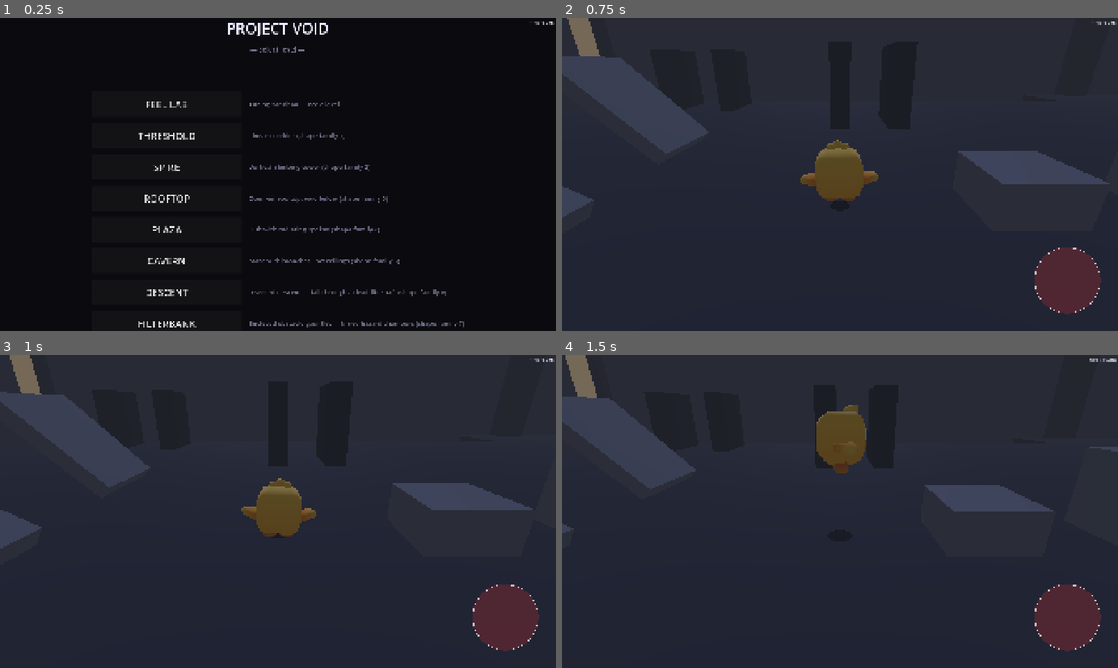
Above: before the commit, frames 1-4 (two rows, left to right).
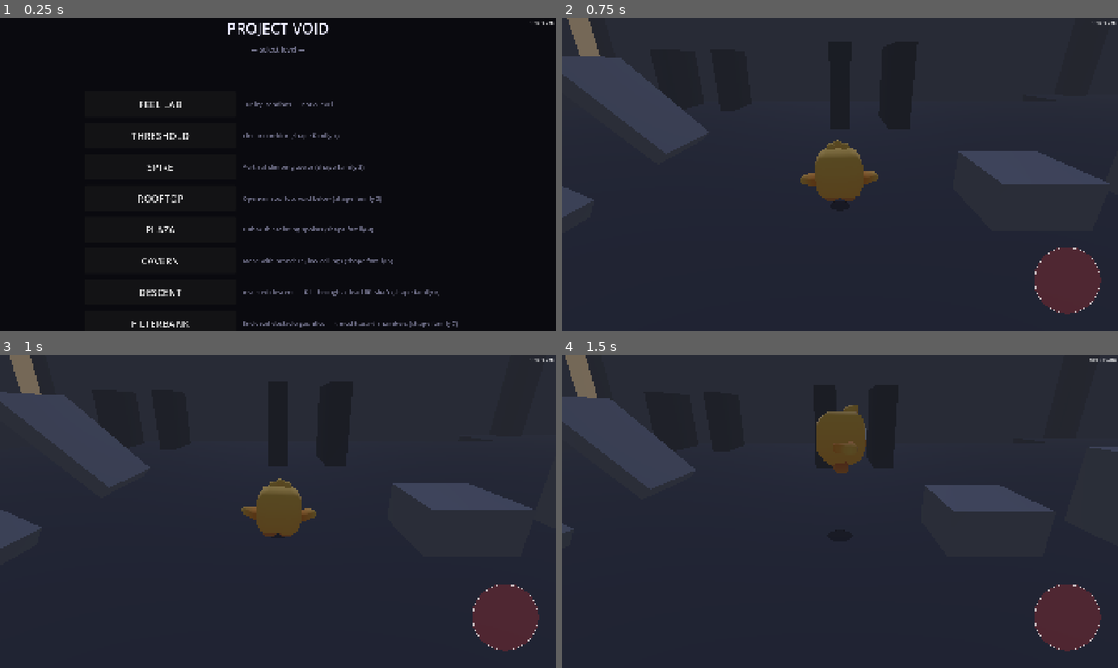
Above: after the commit, the same moments.

Repository: Adam-Vozzo/mobile-game-6
Game: Godot game, scene res://scenes/ui/level_select.tscn
Two runs of this game, one before a commit and one after it. Both use one fixed random seed, a clock stepped at 60 frames per second and the inputs below.
Inputs (mouse positions are in pixels of both pictures, inside the frame that each line leads up to):
- Up to frame 1 (0.25 s): no input
- Up to frame 2 (0.75 s): click "FEEL LAB" at 0.5 s
- Up to frame 3 (1 s): no input
- Up to frame 4 (1.5 s): tap Enter at 1.25 s; move the mouse to (962, 495) at 1.27 s; hold Right (move_right) from 1.28 s (still down); hold Space (jump) from 1.28 s (still down); click (962, 495) at 1.42 s

The runs differ from the first frame. In frame 1, 2.9% of the frame differs, in the area x 23-84%, y 1-99%; in frame 2, nothing differs; in frame 3, nothing differs; in frame 4, nothing differs.

Commit message:
feat: Viaduct level — exposed bridge crossing (shape-family 8, iter 103)
Gate 1 breadth-pass. Parti: "The Viaduct" — a series of suspended
concrete spans crossing a deep industrial void. The spatial grammar is
stay on the path or fall. Unlike Rooftop (large surfaces), every span
IS the path; void is the constant context, not a margin condition.

Shape-family 8: exposed bridge crossing. Floor plan from above = a
sequence of narrow lines across open space. Distinct from all 7 prior
shapes — not a surface, not a descent, not a room, not a maze.

Layout (primary axis Z, 86 m total):
  EntryAbutment (8 m) → Span1 (2 m wide, 14 m long) → 4 m gap →
  PierHead1 (checkpoint) → [moving platform, 14 m gap, 4 s period] →
  Span2 (1.5 m wide, 10 m long) → 4 m gap →
  Span3Final (2 m wide, 16 m long, PatrolSentry) → ArrivalAbutment (WIN)
  Side: PierHead1 → 1.5 m jump east → ShardSpur → ShardPlatform (DataShard1)

Atmosphere: fog 0.045 (lighter — you can see the far shore through haze),
cold blue-grey ambient, 6 OmniLights: sodium amber (entry) → cold blue
(spans) → biolume cyan (arrival). Two visual-only pier columns descend
into the void below PierHead1 and Span3Final. KillFloor Area3D covers
80 × 120 m at Y=-22. PatrolSentry spawned programmatically on Span3Final.

Level selector + dev menu Load Level updated (shape family 8).
Skill target: ~45 s / ~2.5 min new player. On-device pending.

https://claude.ai/code/session_01XwnqyPfMxmap9dgBWH5rP9

Diff:
--- /dev/null
+++ b/scenes/levels/viaduct.tscn
@@ -0,0 +1,276 @@
+[gd_scene load_steps=35 format=3]
+
+[ext_resource type="Script" path="res://scripts/levels/viaduct.gd" id="1_viag"]
+[ext_resource type="Script" path="res://scripts/levels/checkpoint.gd" id="2_cp"]
+[ext_resource type="Script" path="res://scripts/levels/win_state.gd" id="3_win"]
+[ext_resource type="PackedScene" path="res://scenes/player/player.tscn" id="4_player"]
+[ext_resource type="PackedScene" path="res://scenes/player/camera_rig.tscn" id="5_camrig"]
+[ext_resource type="PackedScene" path="res://scenes/ui/touch_overlay.tscn" id="6_touch"]
+[ext_resource type="Material" path="res://resources/materials/mat_concrete.tres" id="7_matC"]
+[ext_resource type="Material" path="res://resources/materials/mat_concrete_dark.tres" id="8_matCd"]
+[ext_resource type="Script" path="res://scripts/levels/ghost_trail_renderer.gd" id="9_ghost"]
+[ext_resource type="Script" path="res://tools/debug/player_debug_draw.gd" id="10_dbg"]
+[ext_resource type="PackedScene" path="res://scenes/levels/data_shard.tscn" id="11_shard"]
+[ext_resource type="Script" path="res://scripts/levels/moving_platform.gd" id="12_movp"]
+[ext_resource type="Script" path="res://scripts/levels/hazard_body.gd" id="13_hazard"]
+
+[sub_resource type="Environment" id="E_env"]
+background_mode = 1
+background_color = Color(0.02, 0.02, 0.03, 1)
+ambient_light_source = 2
+ambient_light_color = Color(0.06, 0.08, 0.14, 1)
+ambient_light_energy = 0.12
+tonemap_mode = 2
+fog_enabled = true
+fog_light_color = Color(0.02, 0.03, 0.06, 1)
+fog_light_energy = 1.0
+fog_density = 0.045
+fog_aerial_perspective = 0.25
+fog_sky_affect = 0.0
+
+[sub_resource type="BoxMesh" id="M_abut"]
+material = ExtResource("8_matCd")
+size = Vector3(8, 0.5, 8)
+
+[sub_resource type="BoxShape3D" id="S_abut"]
+size = Vector3(8, 0.5, 8)
+
+[sub_resource type="BoxMesh" id="M_span1"]
+material = ExtResource("8_matCd")
+size = Vector3(2, 0.5, 14)
+
+[sub_resource type="BoxShape3D" id="S_span1"]
+size = Vector3(2, 0.5, 14)
+
+[sub_resource type="BoxMesh" id="M_pier1"]
+material = ExtResource("7_matC")
+size = Vector3(8, 0.5, 6)
+
+[sub_resource type="BoxShape3D" id="S_pier1"]
+size = Vector3(8, 0.5, 6)
+
+[sub_resource type="BoxMesh" id="M_spur"]
+material = ExtResource("8_matCd")
+size = Vector3(1.5, 0.5, 4)
+
+[sub_resource type="BoxShape3D" id="S_spur"]
+size = Vector3(1.5, 0.5, 4)
+
+[sub_resource type="BoxMesh" id="M_s3"]
+material = ExtResource("7_matC")
+size = Vector3(3, 0.5, 3)
+
+[sub_resource type="BoxShape3D" id="S_s3"]
+size = Vector3(3, 0.5, 3)
+
+[sub_resource type="BoxMesh" id="M_span2"]
+material = ExtResource("8_matCd")
+size = Vector3(1.5, 0.5, 10)
+
+[sub_resource type="BoxShape3D" id="S_span2"]
+size = Vector3(1.5, 0.5, 10)
+
+[sub_resource type="BoxMesh" id="M_span3"]
+material = ExtResource("8_matCd")
+size = Vector3(2, 0.5, 16)
+
+[sub_resource type="BoxShape3D" id="S_span3"]
+size = Vector3(2, 0.5, 16)
+
+[sub_resource type="BoxMesh" id="M_arriv"]
+material = ExtResource("7_matC")
+size = Vector3(8, 0.5, 10)
+
+[sub_resource type="BoxShape3D" id="S_arriv"]
+size = Vector3(8, 0.5, 10)
+
+[sub_resource type="BoxMesh" id="M_col1"]
+material = ExtResource("8_matCd")
+size = Vector3(2, 30, 2)
+
+[sub_resource type="BoxMesh" id="M_col2"]
+material = ExtResource("8_matCd")
+size = Vector3(1.5, 30, 1.5)
+
+[sub_resource type="BoxShape3D" id="S_cp"]
+size = Vector3(7, 4, 5)
+
+[sub_resource type="BoxShape3D" id="S_win"]
+size = Vector3(7, 4, 9)
+
+[sub_resource type="BoxShape3D" id="S_kill"]
+size = Vector3(80, 4, 120)
+
+[node name="Viaduct" type="Node3D"]
+script = ExtResource("1_viag")
+
+[node name="WorldEnv" type="WorldEnvironment" parent="."]
+environment = SubResource("E_env")
+
+[node name="KeyLight" type="DirectionalLight3D" parent="."]
+transform = Transform3D(1, 0, 0, 0, 0.940, 0.342, 0, -0.342, 0.940, 0, 20, 0)
+light_color = Color(0.28, 0.34, 0.58, 1)
+light_energy = 0.06
+shadow_enabled = false
+
+[node name="Lights" type="Node3D" parent="."]
+
+[node name="EntryLight" type="OmniLight3D" parent="Lights"]
+transform = Transform3D(1, 0, 0, 0, 1, 0, 0, 0, 1, 0, 4, 4)
+light_color = Color(0.85, 0.60, 0.25, 1)
+light_energy = 2.0
+omni_range = 12.0
+
+[node name="Span1Light" type="OmniLight3D" parent="Lights"]
+transform = Transform3D(1, 0, 0, 0, 1, 0, 0, 0, 1, 0, 4, 15)
+light_color = Color(0.35, 0.45, 0.80, 1)
+light_energy = 1.5
+omni_range = 14.0
+
+[node name="PierLight" type="OmniLight3D" parent="Lights"]
+transform = Transform3D(1, 0, 0, 0, 1, 0, 0, 0, 1, 0, 6, 29)
+light_color = Color(0.30, 0.40, 0.85, 1)
+light_energy = 2.0
+omni_range = 12.0
+
+[node name="Span2Light" type="OmniLight3D" parent="Lights"]
+transform = Transform3D(1, 0, 0, 0, 1, 0, 0, 0, 1, 0, 4, 51)
+light_color = Color(0.40, 0.50, 0.90, 1)
+light_energy = 1.8
+omni_range = 12.0
+
+[node name="FinalLight" type="OmniLight3D" parent="Lights"]
+transform = Transform3D(1, 0, 0, 0, 1, 0, 0, 0, 1, 0, 5, 68)
+light_color = Color(0.25, 0.82, 0.70, 1)
+light_energy = 2.5
+omni_range = 14.0
+
+[node name="ArrivalLight" type="OmniLight3D" parent="Lights"]
+transform = Transform3D(1, 0, 0, 0, 1, 0, 0, 0, 1, 0, 5, 81)
+light_color = Color(0.20, 0.88, 0.75, 1)
+light_energy = 3.0
+omni_range = 12.0
+
+[node name="PlayerSpawn" type="Marker3D" parent="."]
+transform = Transform3D(1, 0, 0, 0, 1, 0, 0, 0, 1, 0, 1, 4)
+
+[node name="Player" parent="." instance=ExtResource("4_player")]
+transform = Transform3D(1, 0, 0, 0, 1, 0, 0, 0, 1, 0, 1, 4)
+
+[node name="CameraRig" parent="." instance=ExtResource("5_camrig")]
+target_path = NodePath("../Player")
+
+[node name="TouchOverlay" parent="." instance=ExtResource("6_touch")]
+
+[node name="PlayerDebugDraw" type="MeshInstance3D" parent="."]
+script = ExtResource("10_dbg")
+
+[node name="GhostTrailRenderer" type="Node3D" parent="."]
+script = ExtResource("9_ghost")
+
+[node name="Platforms" type="Node3D" parent="."]
+
+[node name="EntryAbutment" type="StaticBody3D" parent="Platforms"]
+transform = Transform3D(1, 0, 0, 0, 1, 0, 0, 0, 1, 0, -0.25, 4)
+[node name="Mesh" type="MeshInstance3D" parent="Platforms/EntryAbutment"]
+mesh = SubResource("M_abut")
+[node name="Collider" type="CollisionShape3D" parent="Platforms/EntryAbutment"]
+shape = SubResource("S_abut")
+
+[node name="Span1" type="StaticBody3D" parent="Platforms"]
+transform = Transform3D(1, 0, 0, 0, 1, 0, 0, 0, 1, 0, -0.25, 15)
+[node name="Mesh" type="MeshInstance3D" parent="Platforms/Span1"]
+mesh = SubResource("M_span1")
+[node name="Collider" type="CollisionShape3D" parent="Platforms/Span1"]
+shape = SubResource("S_span1")
+
+[node name="PierHead1" type="StaticBody3D" parent="Platforms"]
+transform = Transform3D(1, 0, 0, 0, 1, 0, 0, 0, 1, 0, -0.25, 29)
+[node name="Mesh" type="MeshInstance3D" parent="Platforms/PierHead1"]
+mesh = SubResource("M_pier1")
+[node name="Collider" type="CollisionShape3D" parent="Platforms/PierHead1"]
+shape = SubResource("S_pier1")
+
+[node name="ShardSpur" type="StaticBody3D" parent="Platforms"]
+transform = Transform3D(1, 0, 0, 0, 1, 0, 0, 0, 1, 6.25, -0.25, 29)
+[node name="Mesh" type="MeshInstance3D" parent="Platforms/ShardSpur"]
+mesh = SubResource("M_spur")
+[node name="Collider" type="CollisionShape3D" parent="Platforms/ShardSpur"]
+shape = SubResource("S_spur")
+
+[node name="ShardPlatform" type="StaticBody3D" parent="Platforms"]
+transform = Transform3D(1, 0, 0, 0, 1, 0, 0, 0, 1, 10, -0.25, 29)
+[node name="Mesh" type="MeshInstance3D" parent="Platforms/ShardPlatform"]
+mesh = SubResource("M_s3")
+[node name="Collider" type="CollisionShape3D" parent="Platforms/ShardPlatform"]
+shape = SubResource("S_s3")
+
+[node name="Span2" type="StaticBody3D" parent="Platforms"]
+transform = Transform3D(1, 0, 0, 0, 1, 0, 0, 0, 1, 0, -0.25, 51)
+[node name="Mesh" type="MeshInstance3D" parent="Platforms/Span2"]
+mesh = SubResource("M_span2")
+[node name="Collider" type="CollisionShape3D" parent="Platforms/Span2"]
+shape = SubResource("S_span2")
+
+[node name="Span3Final" type="StaticBody3D" parent="Platforms"]
+transform = Transform3D(1, 0, 0, 0, 1, 0, 0, 0, 1, 0, -0.25, 68)
+[node name="Mesh" type="MeshInstance3D" parent="Platforms/Span3Final"]
+mesh = SubResource("M_span3")
+[node name="Collider" type="CollisionShape3D" parent="Platforms/Span3Final"]
+shape = SubResource("S_span3")
+
+[node name="ArrivalAbutment" type="StaticBody3D" parent="Platforms"]
+transform = Transform3D(1, 0, 0, 0, 1, 0, 0, 0, 1, 0, -0.25, 81)
+[node name="Mesh" type="MeshInstance3D" parent="Platforms/ArrivalAbutment"]
+mesh = SubResource("M_arriv")
+[node name="Collider" type="CollisionShape3D" parent="Platforms/ArrivalAbutment"]
+shape = SubResource("S_arriv")
+
+[node name="PierColumns" type="Node3D" parent="."]
+
+[node name="PierColumn1" type="MeshInstance3D" parent="PierColumns"]
+transform = Transform3D(1, 0, 0, 0, 1, 0, 0, 0, 1, 0, -15.25, 29)
+mesh = SubResource("M_col1")
+
+[node name="PierColumn2" type="MeshInstance3D" parent="PierColumns"]
+transform = Transform3D(1, 0, 0, 0, 1, 0, 0, 0, 1, 0, -15.25, 68)
+mesh = SubResource("M_col2")
+
+[node name="MovingPlatforms" type="Node3D" parent="."]
+
+[node name="MovPlatBridge" type="AnimatableBody3D" parent="MovingPlatforms"]
+transform = Transform3D(1, 0, 0, 0, 1, 0, 0, 0, 1, 0, -0.25, 34)
+script = ExtResource("12_movp")
+travel = Vector3(0, 0, 10)
+period_seconds = 4.0
+[node name="Mesh" type="MeshInstance3D" parent="MovingPlatforms/MovPlatBridge"]
+mesh = SubResource("M_s3")
+[node name="Collider" type="CollisionShape3D" parent="MovingPlatforms/MovPlatBridge"]
+shape = SubResource("S_s3")
+
+[node name="KillFloor" type="Area3D" parent="."]
+transform = Transform3D(1, 0, 0, 0, 1, 0, 0, 0, 1, 0, -22, 43)
+script = ExtResource("13_hazard")
+collision_layer = 0
+collision_mask = 2
+[node name="Collider" type="CollisionShape3D" parent="KillFloor"]
+shape = SubResource("S_kill")
+
+[node name="DataShard1" parent="." instance=ExtResource("11_shard")]
+transform = Transform3D(1, 0, 0, 0, 1, 0, 0, 0, 1, 10, 0.75, 29)
+
+[node name="Checkpoint1" type="Area3D" parent="."]
+transform = Transform3D(1, 0, 0, 0, 1, 0, 0, 0, 1, 0, 0.5, 29)
+script = ExtResource("2_cp")
+collision_layer = 0
+collision_mask = 2
+[node name="Collider" type="CollisionShape3D" parent="Checkpoint1"]
+shape = SubResource("S_cp")
+
+[node name="WinZone" type="Area3D" parent="."]
+transform = Transform3D(1, 0, 0, 0, 1, 0, 0, 0, 1, 0, 0.5, 81)
+script = ExtResource("3_win")
+collision_layer = 0
+collision_mask = 2
+[node name="Collider" type="CollisionShape3D" parent="WinZone"]
+shape = SubResource("S_win")
--- /dev/null
+++ b/scripts/levels/viaduct.gd
@@ -0,0 +1,88 @@
+extends Node3D
+## Viaduct — Gate 1 level candidate, shape-family: exposed bridge crossing.
+##
+## Parti: "The Viaduct" — a series of suspended concrete spans crossing a
+## deep industrial void.  The spatial grammar is: stay on the path or fall.
+## Unlike the Rooftop (large surfaces with void at the edge), every span here
+## IS the path — narrow, exposed, void on both sides at all times.  The danger
+## is not a margin condition; it is the constant context.
+##
+## Shape family: exposed bridge crossing.  Floor plan from above = a sequence
+## of narrow lines (spans) crossing open space, anchored to abutment platforms
+## on each end.  The line IS the level; the void is the room.
+##
+## Distinct from all existing shape families:
+##   - Not Threshold: no enclosing walls, void replaces the room.
+##   - Not Spire: horizontal traversal, not vertical ascent.
+##   - Not Rooftop: spans are 1.5–2 m wide (path-width) not surface-area.
+##   - Not Plaza: no hub, no branching choice — one direction over open space.
+##   - Not Cavern: open sky above, not tunnel compression.
+##   - Not Descent: falling is failure, not the mechanic.
+##   - Not Filterbank: no enclosed hazard chambers.
+##
+## Routes:
+##   Critical: EntryAbutment → Span1 (2 m wide) → PierHead1 (CP)
+##             → [moving platform over 14 m gap] → Span2 (1.5 m wide)
+##             → Span3Final (2 m wide, sentry) → ArrivalAbutment (WIN)
+##   Side:     PierHead1 east jump → ShardSpur → ShardPlatform (Shard 1)
+##
+## Skill target: ~45 s skilled / ~2.5 min new player.
+## Checkpoint at PierHead1 (mid-void, halfway through the crossing).
+
+@export var spawn_marker_path: NodePath = ^"PlayerSpawn"
+## Placeholder — calibrate after first on-device wall-clock run (3–5 deaths).
+@export var par_time_seconds: float = 45.0
+
+@onready var _spawn: Marker3D = get_node_or_null(spawn_marker_path) as Marker3D
+
+var _results_panel: ResultsPanel = null
+
+
+func _ready() -> void:
+	if _spawn != null:
+		for player: Node in get_tree().get_nodes_in_group(&"player"):
+			if player is Node3D:
+				(player as Node3D).global_transform = _spawn.global_transform
+	if has_node("/root/Game"):
+		Game.current_level_path = scene_file_path
+		Game.shards_total = get_tree().get_nodes_in_group(&"data_shard").size()
+		Game.level_completed.connect(_on_level_completed)
+		Game.start_run()
+	_results_panel = ResultsPanel.new()
+	add_child(_results_panel)
+	if has_node("/root/Audio"):
+		Audio.set_ambient_zone(1)
+	_spawn_sentry()
+
+
+func _on_level_completed() -> void:
+	if _results_panel != null:
+		_results_panel.show_results(
+			Game.run_time_seconds,
+			par_time_seconds,
+			Game.shards_collected,
+			Game.shards_total,
+		)
+
+
+func get_spawn_transform() -> Transform3D:
+	if _spawn != null:
+		return _spawn.global_transform
+	return Transform3D.IDENTITY
+
+
+func _spawn_sentry() -> void:
+	var ps_script := load("res://scripts/enemies/patrol_sentry.gd")
+	if ps_script == null:
+		return
+	# Span3Final sentry: sweeps X-axis across the 2 m-wide span.
+	# patrol_distance=3 → ±1.5 m from centre.  At the extremes the sentry
+	# body (0.8 m) reaches to within 0.2 m of the span edge — player must
+	# read the rhythm and slip past when the sentry reaches one side.
+	var s: AnimatableBody3D = ps_script.new()
+	s.name = &"SentryFinal"
+	s.position = Vector3(0.0, 1.2, 68.0)
+	s.set(&"patrol_axis", Vector3(1.0, 0.0, 0.0))
+	s.set(&"patrol_distance", 3.0)
+	s.set(&"patrol_speed", 2.0)
+	add_child(s)
--- a/scripts/ui/level_select.gd
+++ b/scripts/ui/level_select.gd
@@ -44,6 +44,11 @@
 		"name": "FILTERBANK",
 		"path": "res://scenes/levels/gauntlet.tscn",
 		"desc": "Enclosed obstacle gauntlet — timed hazard chambers (shape family 7)",
+	},
+	{
+		"name": "VIADUCT",
+		"path": "res://scenes/levels/viaduct.tscn",
+		"desc": "Exposed bridge crossing — narrow spans over a deep void (shape family 8)",
 	},
 ]
 
--- a/tools/dev_menu/dev_menu_overlay.gd
+++ b/tools/dev_menu/dev_menu_overlay.gd
@@ -289,6 +289,7 @@
 		{"label": "Cavern (maze)",      "path": "res://scenes/levels/cavern.tscn"},
 		{"label": "Descent (inverted)", "path": "res://scenes/levels/descent.tscn"},
 		{"label": "Filterbank (gauntlet)", "path": "res://scenes/levels/gauntlet.tscn"},
+		{"label": "Viaduct (bridge)",    "path": "res://scenes/levels/viaduct.tscn"},
 		{"label": "Feel Lab",           "path": "res://scenes/levels/feel_lab.tscn"},
 	]
 	for entry: Dictionary in levels:
